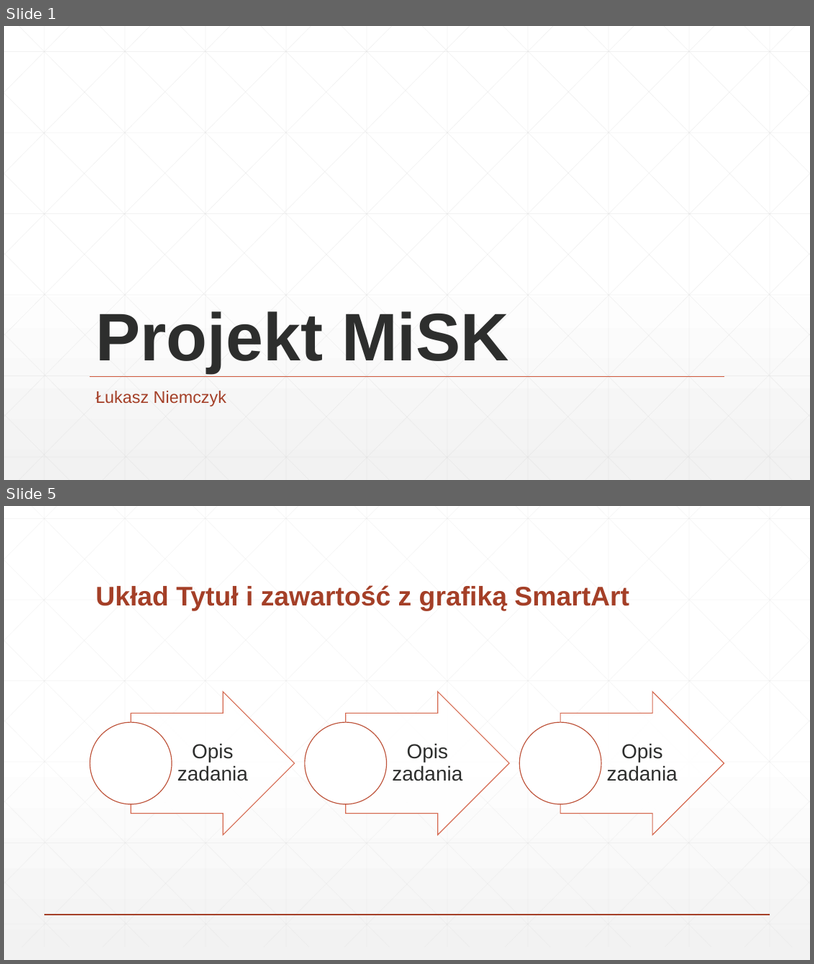
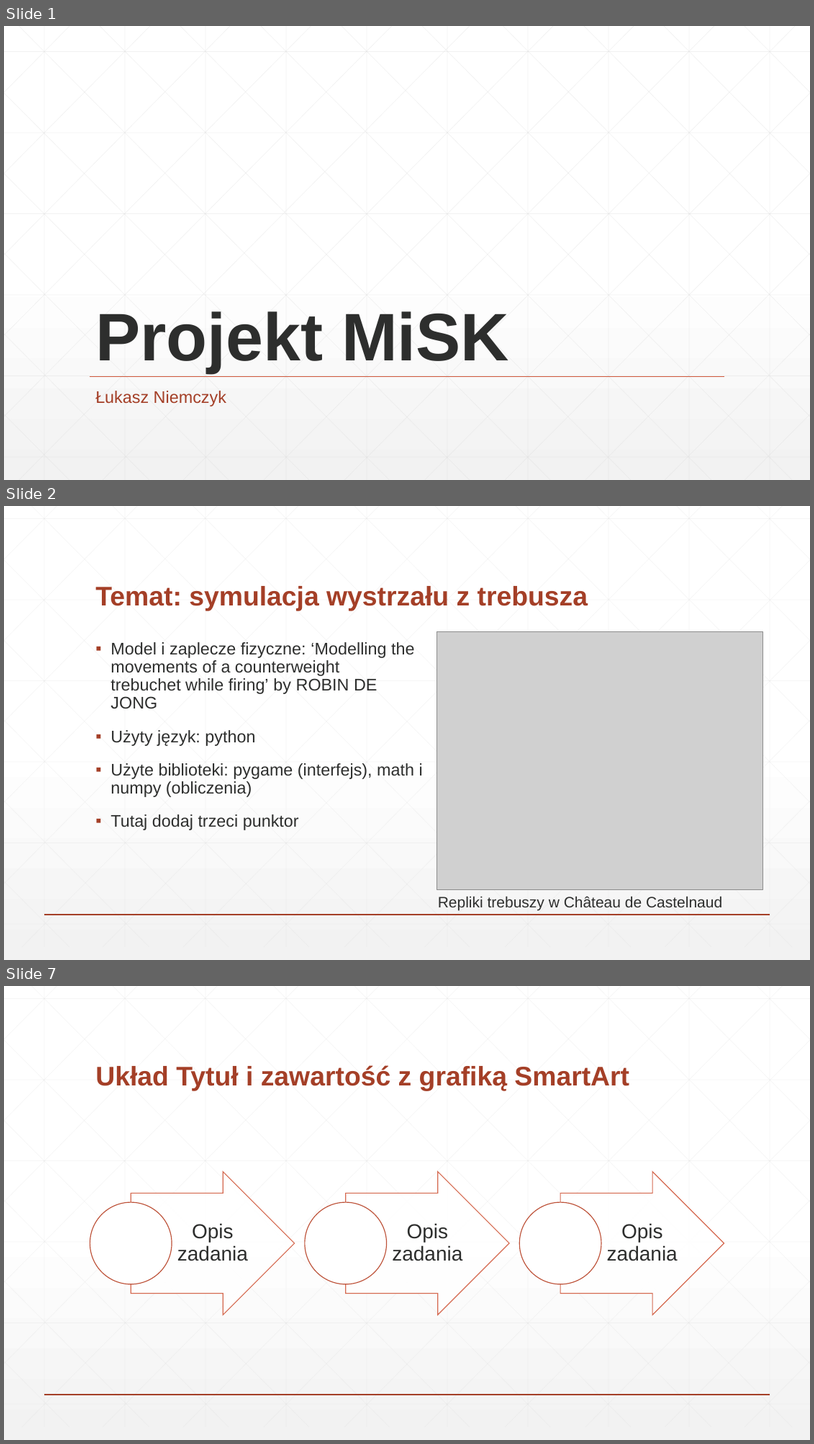
Before and after one commit to Xenvar2307/MiSK-project, a slide deck: Materiały/Prezentacja.pptx. Shown one above the other, each under a label of ours: slides 1 and 5 before the commit, slides 1, 2 and 7 after it; the slides between them are not shown. The pictures are 814x964 and 814x1444 pixels, drawn with LibreOffice and Linux fonts; fonts in the diff are those of the drawing; grey boxes stand for pictures. Boxes give left, top, right and bottom in pixels: in the first picture for what was removed or moved away, otherwise in the second. Text is boxed around its words. In the diff, an @@ line names an element or a change of style, - is before the commit and + after.

```diff
--- a/Materiały/Prezentacja.pptx
+++ b/Materiały/Prezentacja.pptx
@@ slide 2 added at (4, 506, 810, 960), background gradient #FFFFFF to #F2F2F2; not listed: 47 template elements that a slide beside it also shows @@
@@ title added at (95, 586, 588, 611), 32 pt, text #A43F27, bold @@
+Temat: symulacja wystrzału z trebusza
@@ picture added at (437, 632, 764, 890) @@
@@ text added at (111, 642, 423, 830), 20 pt, text #2D2E2D @@
+▪ Model i zaplecze fizyczne: ‘Modelling the movements of a counterweight
+  trebuchet while firing’ by ROBIN DE JONG
+▪ Użyty język: python
+▪ Użyte biblioteki: pygame (interfejs), math i numpy (obliczenia)
+▪ Tutaj dodaj trzeci punktor
@@ text added at (438, 896, 723, 911), 18 pt, text #2D2E2D @@
+Repliki trebuszy w Château de Castelnaud
@@ what was slide 5 is now slide 7 @@
```
Also in this commit, not shown: 3 slides changed, 1 other slide added.
